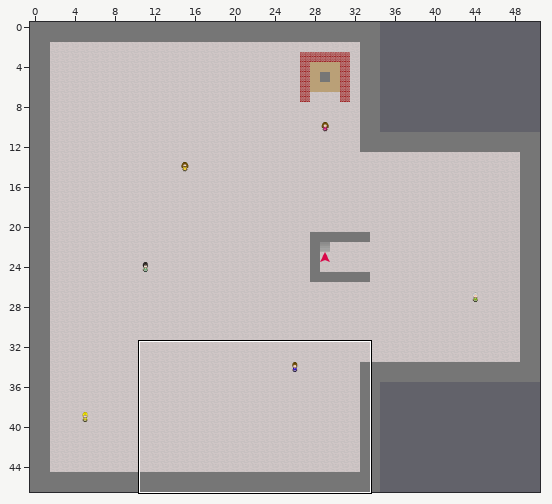
Two states of a Tiled map, map/roof_floor.tmx. The first picture is a wide view before the edit; the outline marks the close-up.
Close-up. The starting point:
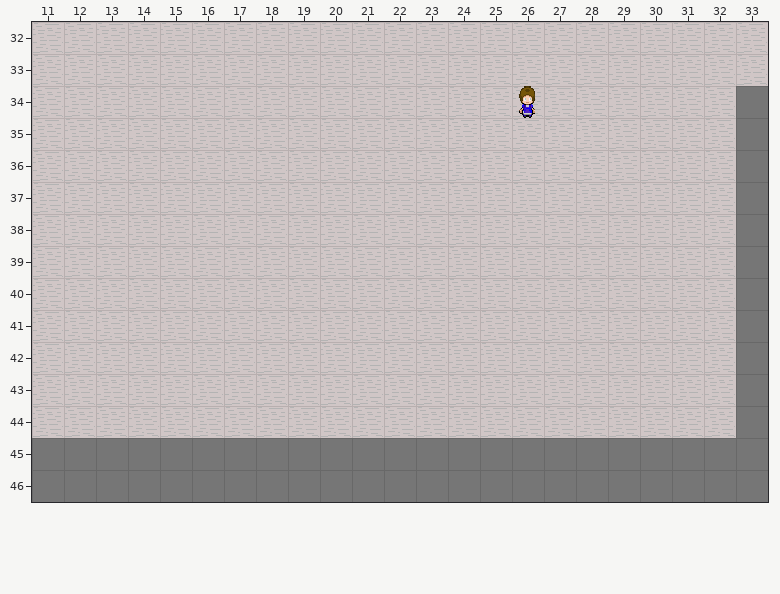
Cells are 32x32 px. Shown: x 11..33, y 32..46. The commit also changed other parts of the map, which this record leaves out.
After the commit:
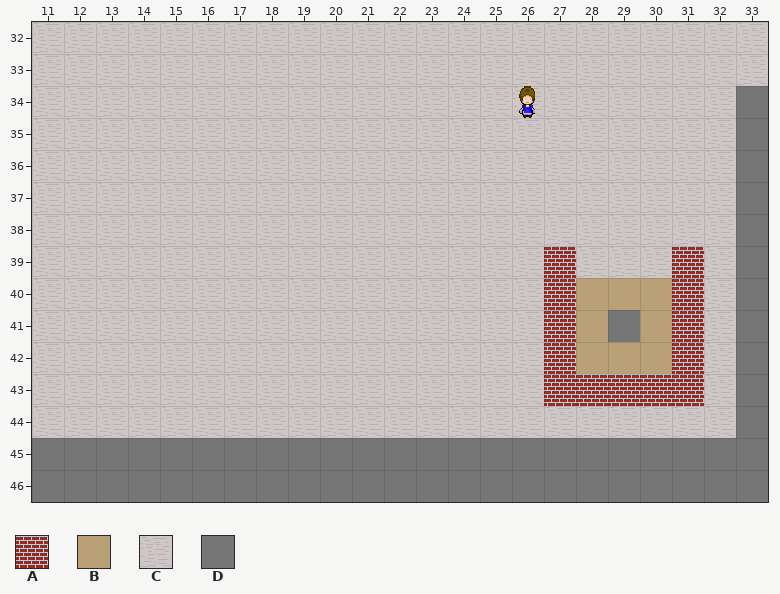
Key: from "floors_tiled_ready": A 0, B 3, C 12, D 13.
_ is an empty cell.
Tiles replaced or removed in this view: C.
Diff:
Changed rows in their new state; . is an unchanged cell.
Layer "base":
first column x 27:
39 A...A
40 ABBBA
41 ABDBA
42 ABBBA
43 AAAAA
